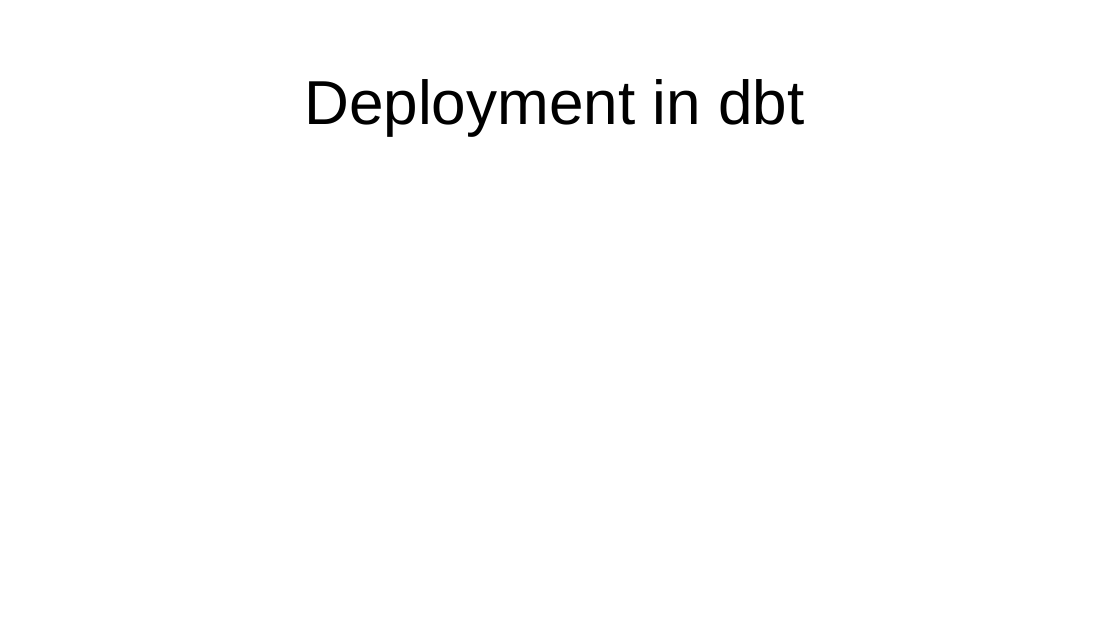
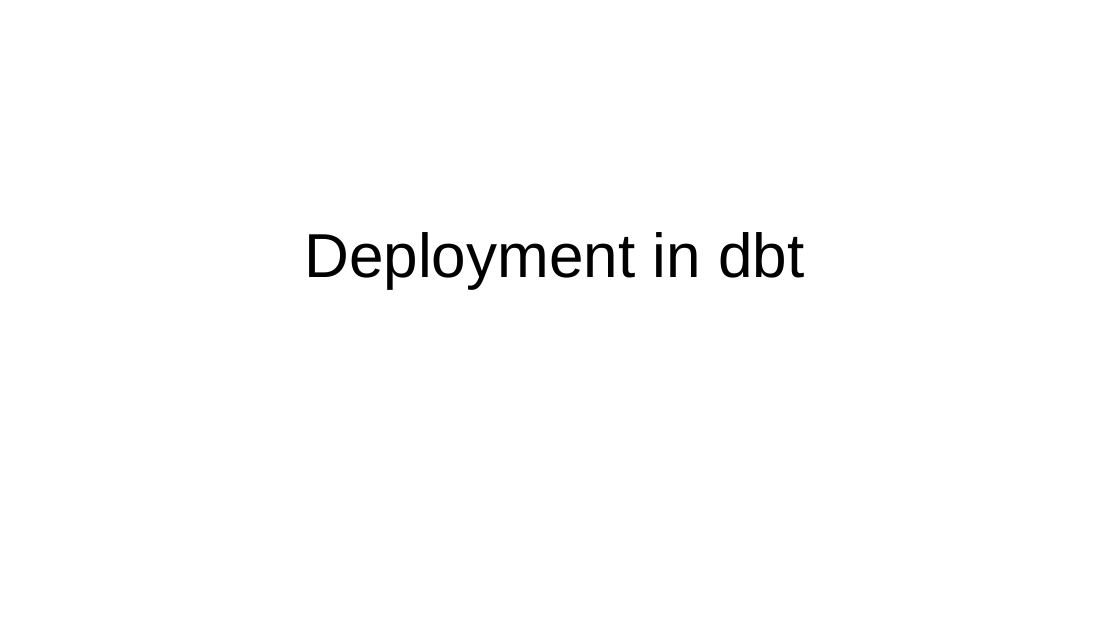
Before and after one commit to mossdet/dlp_data_eng, a slide deck: slide 27 of Notes/04_01_Analytics_Engineering.odp. Drawn at 1120x630 pixels with LibreOffice and Linux fonts; fonts in the diff are those of the drawing. Boxes give left, top, right and bottom in pixels: in the first picture for what was removed or moved away, otherwise in the second. Text is boxed around its words. In the diff, an @@ line names an element or a change of style, - is before the commit and + after.

```diff
--- a/Notes/04_01_Analytics_Engineering.odp
+++ b/Notes/04_01_Analytics_Engineering.odp
@@ title "Deployment in dbt" moved from (x1=304, y1=79, x2=804, y2=135) to (x1=304, y1=232, x2=804, y2=288) @@
```
Also in this commit, not shown: 2 slides added, 2 other files.
